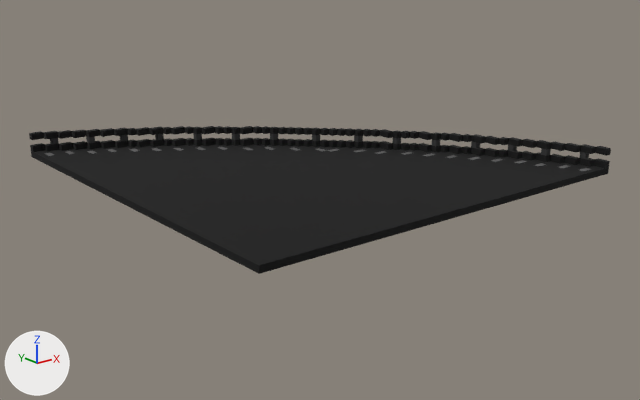
The OBJ model Game Dev 2/Assets/Models/Tracks/90_Large/90_Large-3.obj, before and after one commit.
Before and after are seen from a camera (50 mm lens) standing at (-88.7, -112.2, 36.7) and looking at (-5.2, -7.7, -5.1). Arrows for +X, +Y and +Z are at lower left; the lights stay in place. Where no turn or scale is listed for an object, it has been applied to the vertices. Vertices at the same position are counted once.

Objects in the first picture: '90_Large-3'.
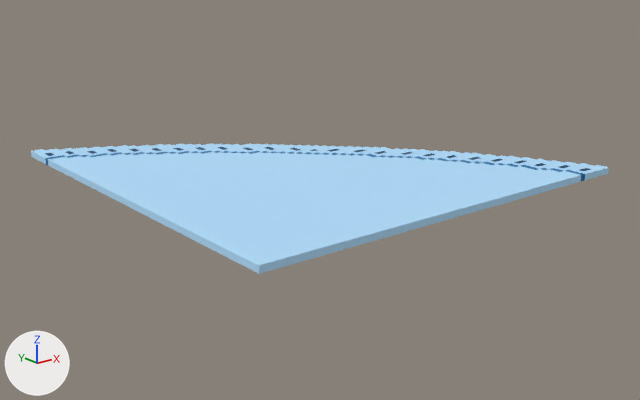
What the commit changed:
me_90_large_3 is used by ob_90_large_3; location (0.0, 0.0, 0.0).
me_90_large_3 had 1269 vertices, 2694 faces and spanned x -37.5..27.5, y -37.5..27.5, z 0.0..4.0.
me_90_large_3 now has 706 vertices, 1408 faces and spans x -37.5..27.5, y -37.5..27.5, z 0.0..1.0.
me_90_large_3 part 1: 569 vertices removed from x -37.5..27.5, y -37.5..27.5, z 0.0..4.0; 6 vertices added at x -1.5..-0.5, y -1.5..-0.5, z 0.0..1.0.
me_90_large_3 part 2: 1184 kept faces spanning x -37.5..27.5, y -37.5..27.5, z 0.0..1.0 get new texture (UV) coordinates.

What differs and where, as boxes (x1, y1, x2, y2) in the pictures (640 x 400 px):
'90_Large-3', reshaped (11% shorter)
    before: (29, 126, 611, 274)
    after: (31, 143, 609, 274)
part 1 of me_90_large_3, cut back
    before: (29, 126, 611, 180)
    after: (293, 147, 341, 152)
part 2 of me_90_large_3, surface changed (black to blue)
    both: (33, 147, 591, 274)
